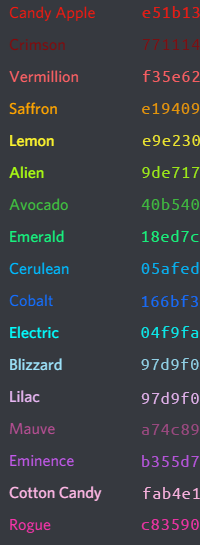
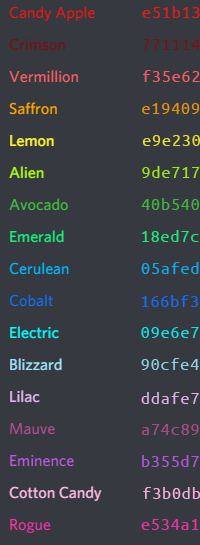
Layered file, before and after one edit (200 x 545). Changes by layer:
renamed "c83590" to "e534a1", painted on it over left=141, top=519, right=199, bottom=530
renamed "fab4e1" to "f3b0db", painted on it over left=153, top=487, right=200, bottom=499
painted on "a74c89" over left=142, top=424, right=199, bottom=435
renamed "97d9f0" to "ddafe7", painted on it over left=141, top=392, right=199, bottom=404
renamed "97d9f0" to "90cfe4", painted on it over left=151, top=358, right=199, bottom=370
renamed "04f9fa" to "09e6e7", painted on it over left=151, top=326, right=199, bottom=338
